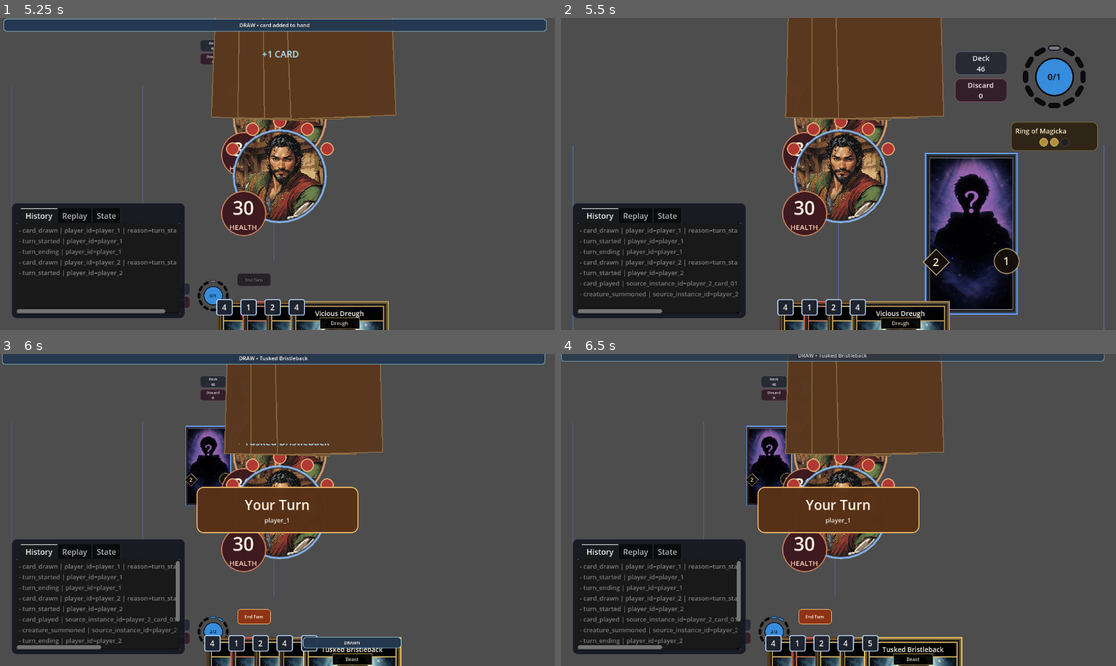
Above: before the commit, frames 1-4 (two rows, left to right).
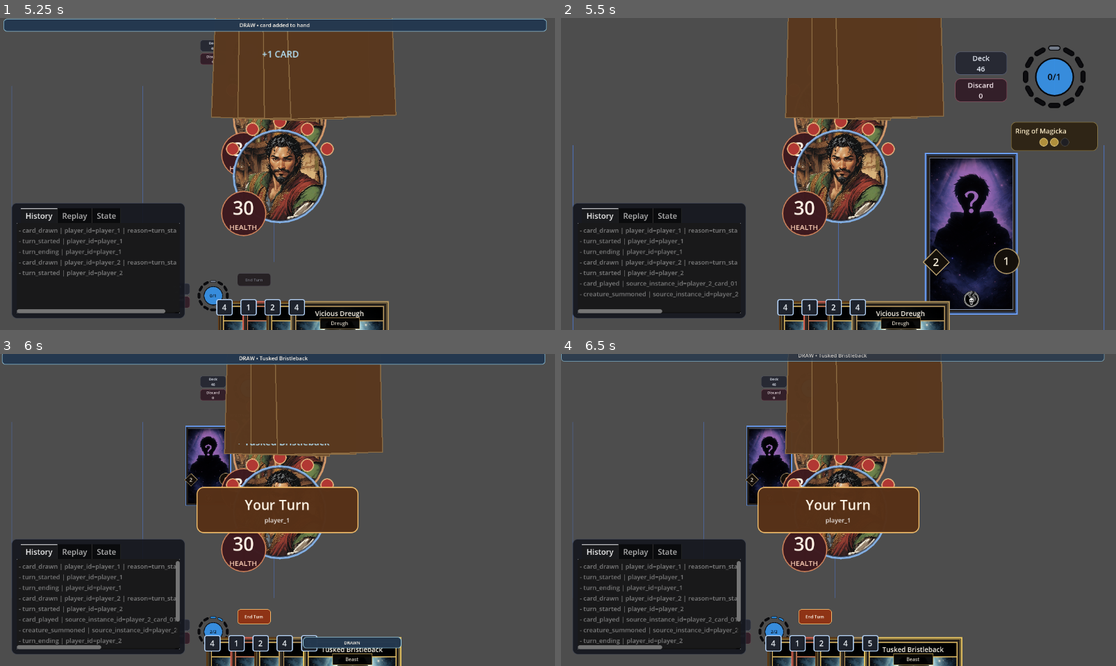
Above: after the commit, the same moments.

Repository: FlinnBurgess/elder-scrolls-legends
Game: Godot game, scene res://scenes/bootstrap/bootstrap.tscn
The game is run twice, just before and just after one commit, with the same random seed, the same clock (stepped at 60 frames per second) and the same inputs.
Inputs (mouse positions are in pixels of both pictures, inside the frame that each line leads up to):
- Up to frame 1 (5.25 s): click "Match" at 0.5 s; click "Continue" at 1.25 s; click "Deck 47" at 2 s; click "Discard 0" at 2.75 s; click "End Turn" at 3.5 s; click "Deck 46" at 4.25 s; click "Deck 46" at 5 s
- Up to frame 2 (5.5 s): no input
- Up to frame 3 (6 s): click (210, 466) at 5.75 s
- Up to frame 4 (6.5 s): no input

Frame 1 is identical in both runs. In frame 2, 0.1% of the frame differs, in the area x 72-76%, y 87-93%; in frame 3, less than 0.1%; in frame 4, less than 0.1%.

Commit message:
Add keyword icons on board creatures for breakthrough, charge, drain, guard, last gasp, pilfer, regenerate, and slay
Icons display at the bottom of the art frame on the board-minimal
layout only (not in-hand). Checks both evergreen keywords and triggered
ability families to cover all icon types.

Co-Authored-By: Claude Opus 4.6 (1M context) <noreply@anthropic.com>

Diff:
--- a/src/ui/components/CardDisplayComponent.gd
+++ b/src/ui/components/CardDisplayComponent.gd
@@ -17,6 +17,17 @@
 const SUPPORT_BOARD_MINIMUM_SIZE := SUPPORT_BOARD_LAYOUT_BASE_SIZE * PRESENTATION_SCALE
 
 const DEFAULT_ART_PATH := "res://assets/images/cards/placeholder.png"
+const KEYWORD_ICON_SIZE := 36
+const KEYWORD_ICON_PATHS := {
+	"breakthrough": "res://assets/images/keywords/breakthrough.png",
+	"charge": "res://assets/images/keywords/charge.png",
+	"drain": "res://assets/images/keywords/drain.png",
+	"guard": "res://assets/images/keywords/guard.png",
+	"last_gasp": "res://assets/images/keywords/last-gasp.png",
+	"pilfer": "res://assets/images/keywords/pilfer.png",
+	"regenerate": "res://assets/images/keywords/regenerate.png",
+	"slay": "res://assets/images/keywords/slay.png",
+}
 
 const KEYWORD_NAMES := [
 	"breakthrough", "charge", "drain", "guard",
@@ -66,6 +77,7 @@
 var _health_label: Label
 var _ward_overlay: ColorRect
 var _lethal_particles: GPUParticles2D
+var _keyword_icons_container: HBoxContainer
 
 
 func _ready() -> void:
@@ -269,6 +281,14 @@
 	_health_label.add_theme_font_override("font", bold_font_h)
 	_health_badge.add_child(_health_label)
 
+	_keyword_icons_container = HBoxContainer.new()
+	_keyword_icons_container.name = "KeywordIcons"
+	_keyword_icons_container.alignment = BoxContainer.ALIGNMENT_CENTER
+	_keyword_icons_container.add_theme_constant_override("separation", 2)
+	_keyword_icons_container.mouse_filter = Control.MOUSE_FILTER_IGNORE
+	_keyword_icons_container.visible = false
+	_content_root.add_child(_keyword_icons_container)
+
 	_set_mouse_passthrough_recursive(_content_root)
 	_is_built = true
 
@@ -298,6 +318,7 @@
 	else:
 		_attack_label.text = ""
 		_health_label.text = ""
+	_refresh_keyword_icons()
 
 
 func _refresh_styles() -> void:
@@ -428,6 +449,7 @@
 	_layout_stat_badges(inner_rect, Rect2(_art_frame.position, _art_frame.size), scale, true)
 
 	_layout_ward_overlay()
+	_keyword_icons_container.visible = false
 
 	# Rules panel – bottom portion of card below art, with gap for stat badges
 	var rules_y := _art_frame.position.y + _art_frame.size.y + 4.0 * scale
@@ -456,6 +478,7 @@
 	_art_frame.size = Vector2(maxf(inner_rect.size.x - art_padding * 2.0, 0.0), maxf(inner_rect.size.y - art_padding * 2.0, 0.0))
 	_layout_stat_badges(inner_rect, Rect2(_art_frame.position, _art_frame.size), scale, true)
 	_layout_ward_overlay()
+	_layout_keyword_icons()
 	_name_banner.position = Vector2.ZERO
 	_name_banner.size = Vector2.ZERO
 	_subtype_banner.position = Vector2.ZERO
@@ -575,6 +598,52 @@
 		_lethal_particles.position = attack_center
 
 
+func _refresh_keyword_icons() -> void:
+	if _keyword_icons_container == null:
+		return
+	for child in _keyword_icons_container.get_children():
+		child.queue_free()
+	if not _is_creature(_card_data):
+		return
+	for kw in KEYWORD_ICON_PATHS:
+		if not _card_has_keyword_or_ability(kw):
+			continue
+		var icon_texture := _load_texture_from_path(KEYWORD_ICON_PATHS[kw])
+		if icon_texture == null:
+			continue
+		var icon := TextureRect.new()
+		icon.texture = icon_texture
+		icon.custom_minimum_size = Vector2(KEYWORD_ICON_SIZE, KEYWORD_ICON_SIZE)
+		icon.expand_mode = TextureRect.EXPAND_IGNORE_SIZE
+		icon.stretch_mode = TextureRect.STRETCH_KEEP_ASPECT_CENTERED
+		icon.mouse_filter = Control.MOUSE_FILTER_IGNORE
+		_keyword_icons_container.add_child(icon)
+
+
+func _card_has_keyword_or_ability(kw: String) -> bool:
+	if EvergreenRules.has_keyword(_card_data, kw):
+		return true
+	for trigger in _card_data.get("triggered_abilities", []):
+		if typeof(trigger) == TYPE_DICTIONARY and str(trigger.get("family", "")) == kw:
+			return true
+	return false
+
+
+func _layout_keyword_icons() -> void:
+	if _keyword_icons_container == null:
+		return
+	var icon_count := _keyword_icons_container.get_child_count()
+	if icon_count == 0:
+		_keyword_icons_container.visible = false
+		return
+	_keyword_icons_container.visible = true
+	var total_width := float(icon_count * KEYWORD_ICON_SIZE + (icon_count - 1) * 2)
+	var container_x := _art_frame.position.x + (_art_frame.size.x - total_width) * 0.5
+	var container_y := _art_frame.position.y + _art_frame.size.y - KEYWORD_ICON_SIZE - 4.0
+	_keyword_icons_container.position = Vector2(container_x, container_y)
+	_keyword_icons_container.size = Vector2(total_width, KEYWORD_ICON_SIZE)
+
+
 func _layout_ward_overlay() -> void:
 	if _ward_overlay == null:
 		return
Binary file added: assets/images/keywords/breakthrough.png
Not shown, added: assets/images/keywords/breakthrough.png.import
Binary file added: assets/images/keywords/breakthrough_full.png
Not shown, added: assets/images/keywords/breakthrough_full.png.import
Binary file added: assets/images/keywords/charge.png
Not shown, added: assets/images/keywords/charge.png.import
Binary file added: assets/images/keywords/charge_full.png
Not shown, added: assets/images/keywords/charge_full.png.import
Binary file added: assets/images/keywords/drain.png
Not shown, added: assets/images/keywords/drain.png.import
Binary file added: assets/images/keywords/drain_full.png
Not shown, added: assets/images/keywords/drain_full.png.import
(and 21 more such lines)
